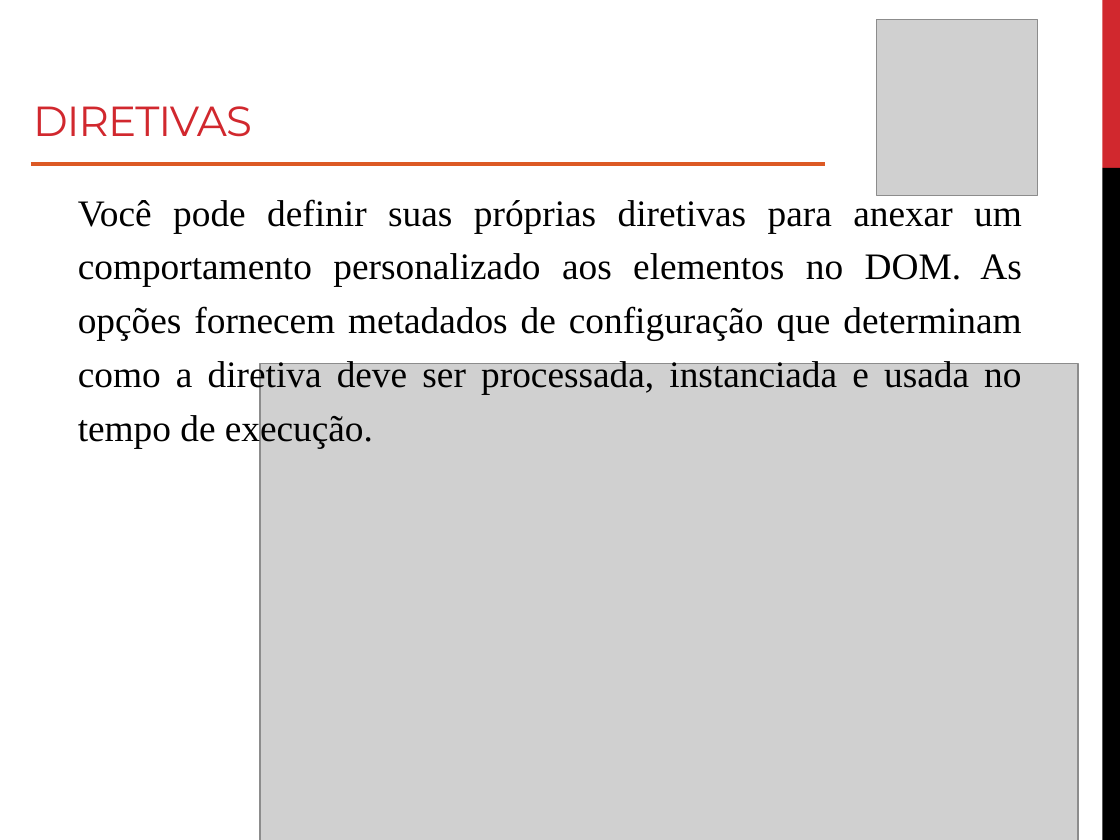
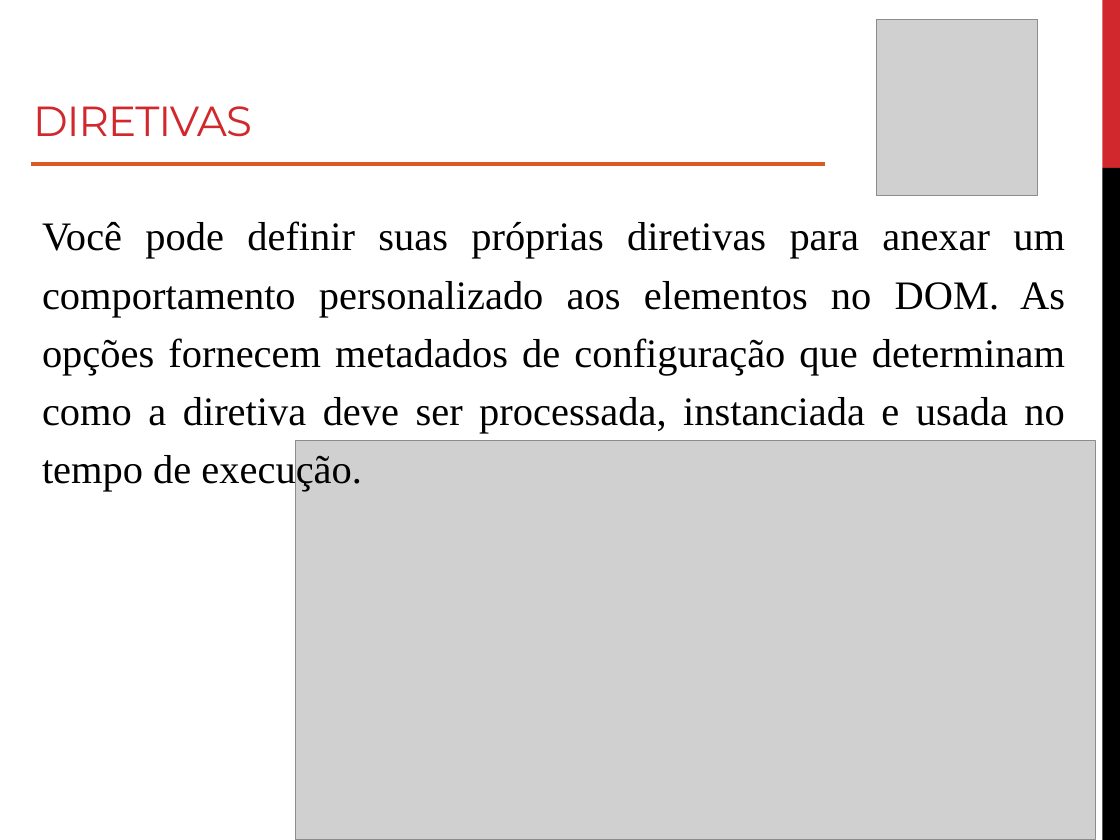
Before and after one commit to roney-amorim/workshop-angular, a slide deck: slide 31 of Módulo 1/Modulo 1.pptx. Drawn at 1120x840 pixels with LibreOffice and Linux fonts; fonts in the diff are those of the drawing; grey boxes stand for pictures. Boxes give left, top, right and bottom in pixels: in the first picture for what was removed or moved away, otherwise in the second. Text is boxed around its words. In the diff, an @@ line names an element or a change of style, - is before the commit and + after.

```diff
--- a/Módulo 1/Modulo 1.pptx
+++ b/Módulo 1/Modulo 1.pptx
@@ text "Você pode definir suas próprias ...": place and size @@
-text "Você pode definir suas próprias ..." at (78,199,1022,448)
+text "Você pode definir suas próprias ..." at (42,221,1065,492)
@@ text "Você pode definir suas próprias ..." at (42,221,1065,492): size 24 to 26 pt @@
@@ picture: place and size @@
-picture at (260,363,1077,840)
+picture at (296,440,1095,839)
```
Also in this commit, not shown: 31 other slides changed, 1 slide added, 4 other files.
